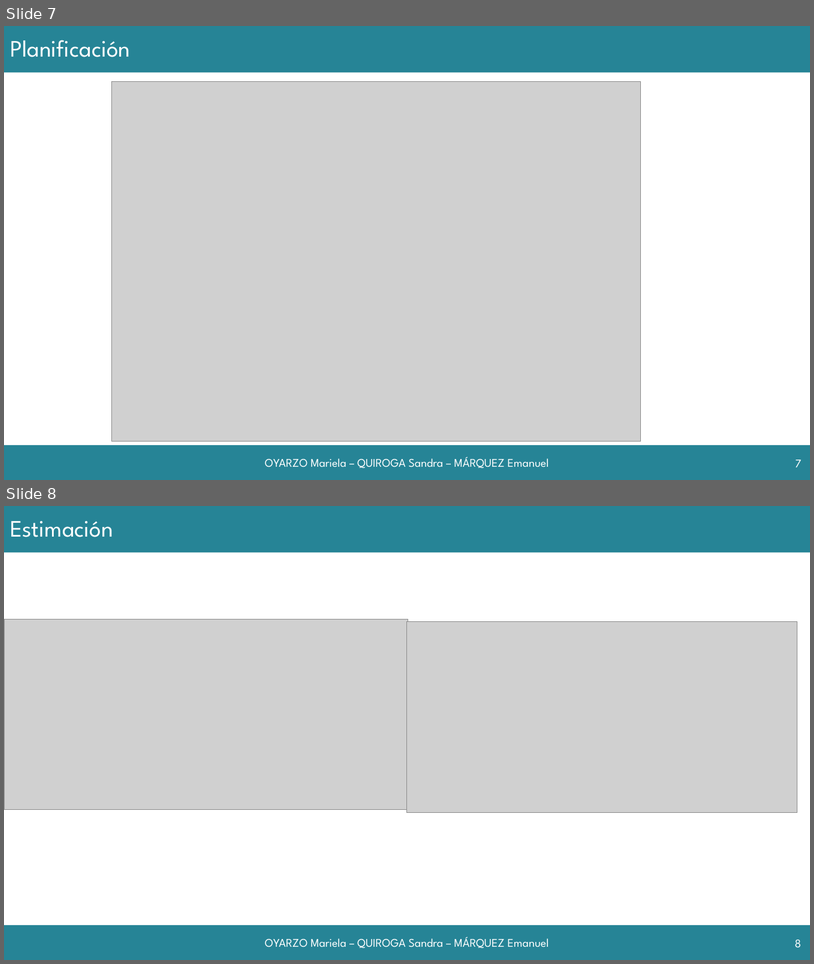
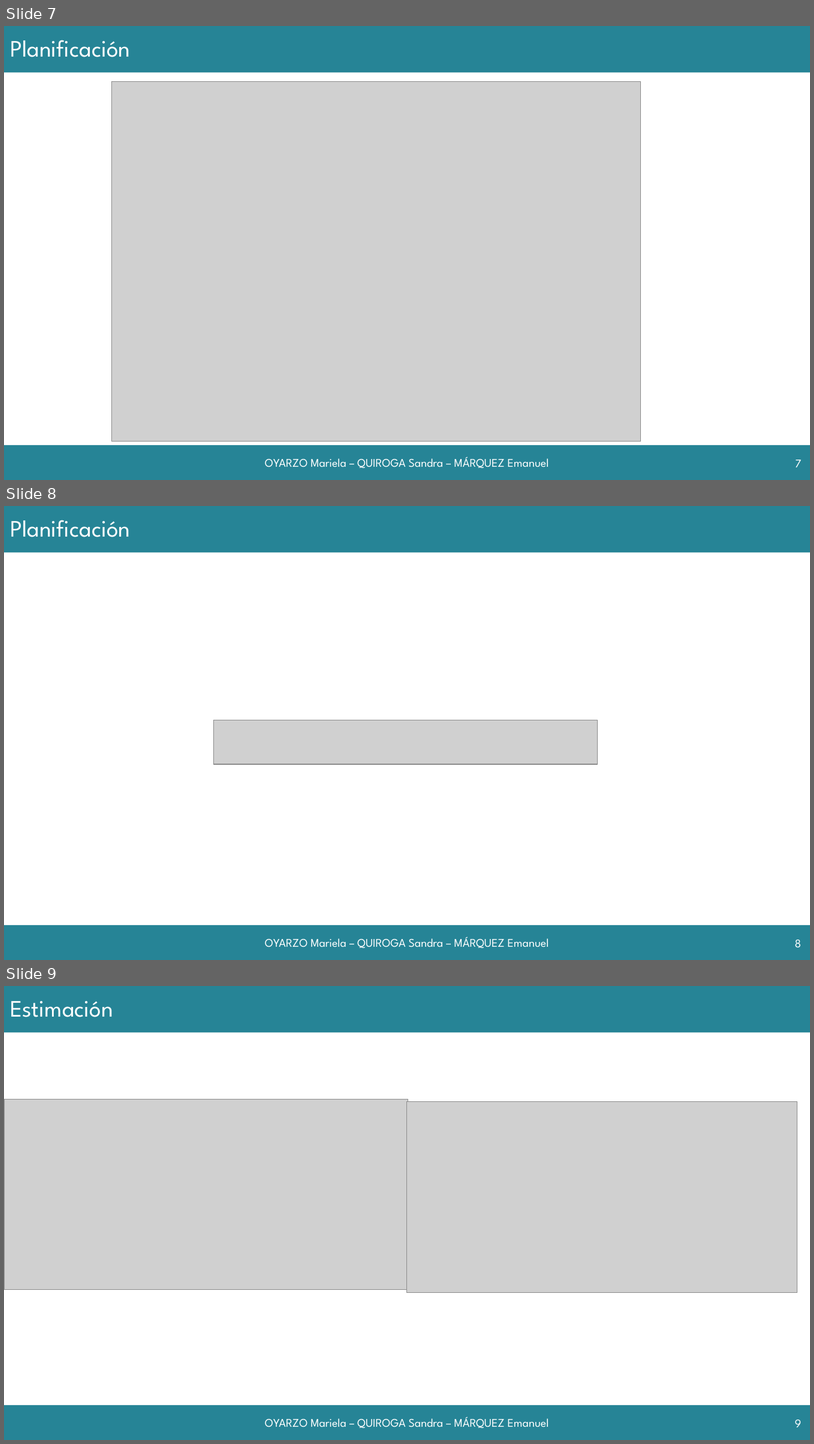
Before and after one commit to grupoyenu/yenu, a slide deck: 08. Presentaciones/Presentación 11.pptx. Shown one above the other, each under a label of ours: slides 7 and 8 before the commit, slides 7, 8 and 9 after it. The pictures are 814x964 and 814x1444 pixels, drawn with LibreOffice and Linux fonts; fonts in the diff are those of the drawing; grey boxes stand for pictures; background and template pictures are left out. Boxes give left, top, right and bottom in pixels: in the first picture for what was removed or moved away, otherwise in the second. Text is boxed around its words. In the diff, an @@ line names an element or a change of style, - is before the commit and + after.

```diff
--- a/08. Presentaciones/Presentación 11.pptx
+++ b/08. Presentaciones/Presentación 11.pptx
@@ slide 8 added at box(4, 506, 810, 960), background #FFFFFF; not listed: 2 template elements that a slide beside it also shows @@
@@ title added at box(10, 520, 130, 537), 28 pt, text #FFFFFF @@
+Planificación
@@ picture added at box(214, 720, 598, 765) @@
@@ text added at box(265, 936, 549, 948), 14 pt, text #FFFFFF @@
+OYARZO Mariela – QUIROGA Sandra – MÁRQUEZ Emanuel
@@ page number added at box(795, 939, 802, 947), 14 pt, text #FFFFFF @@
+8
@@ what was slide 8 is now slide 9 @@
@@ page number at box(795, 1419, 802, 1427): text changed @@
-8
+9
```
Also in this commit, not shown: 1 slide changed, 2 other slides added.
